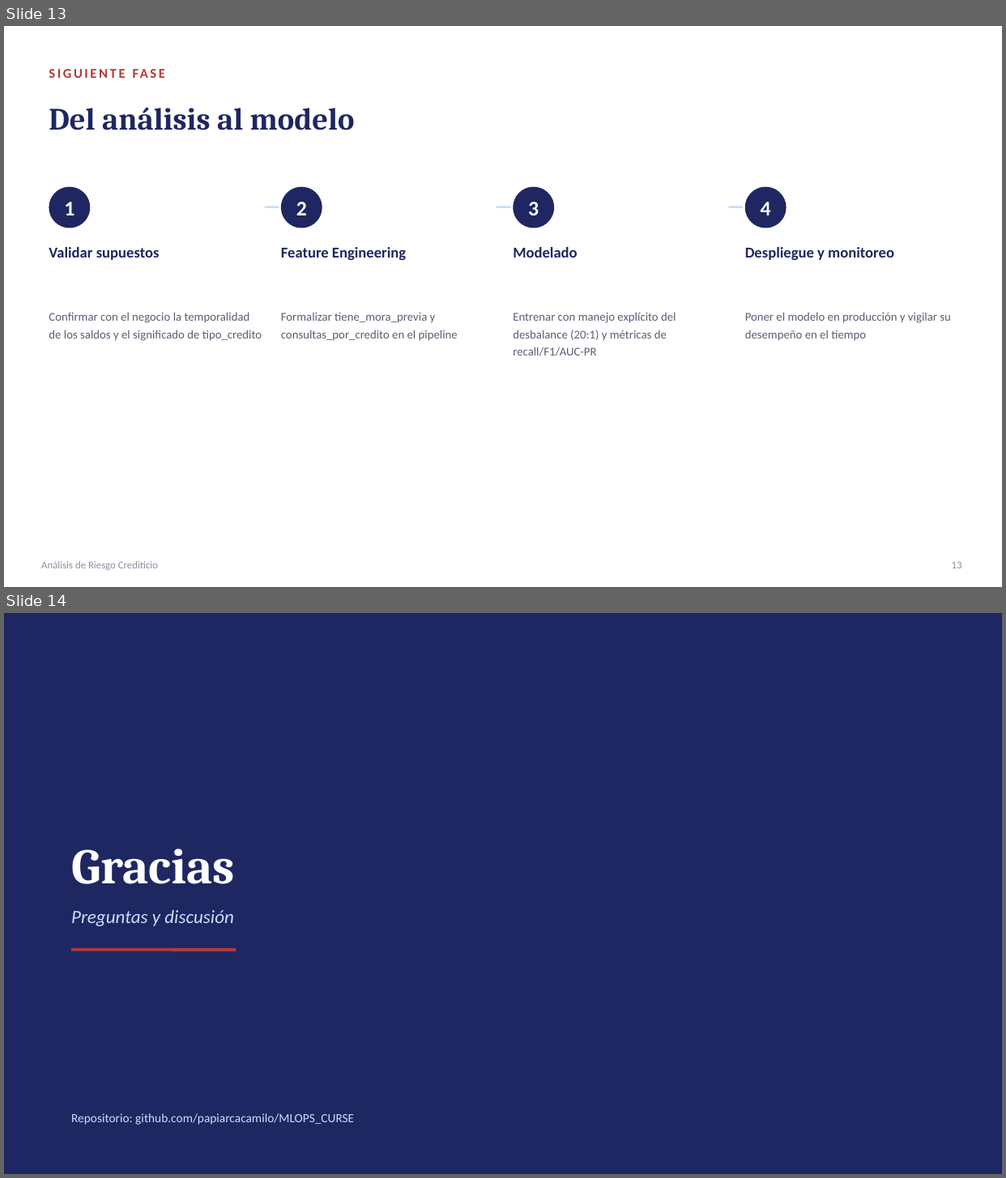
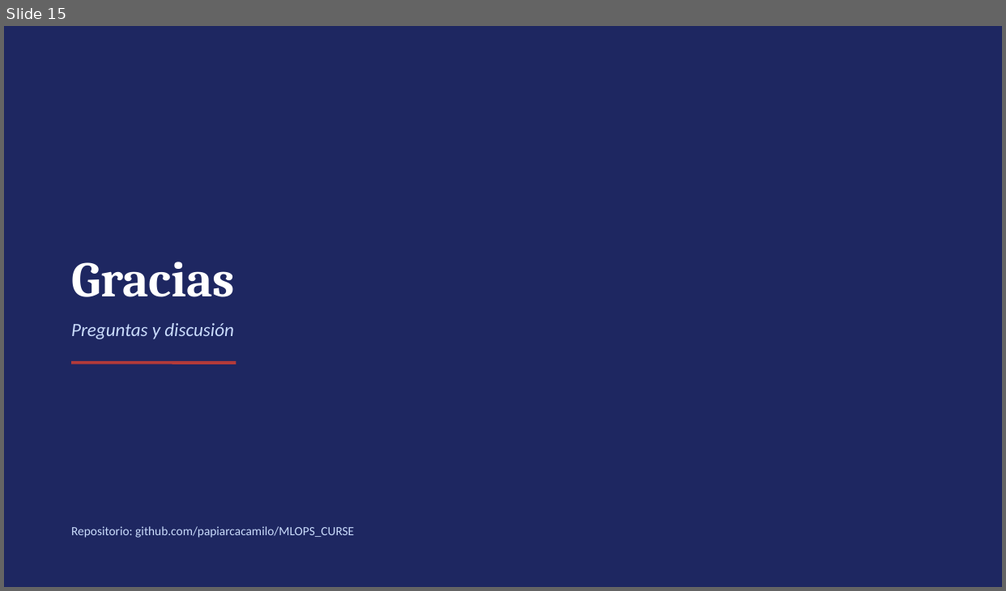
Before and after one commit to papiarcacamilo/MLOPS_CURSE, a slide deck: PRESENTACION.pptx. Shown one above the other, each under a label of ours: slides 13 and 14 before the commit, slide 15 after it. The pictures are 1006x1178 and 1006x591 pixels, drawn with LibreOffice and Linux fonts; fonts in the diff are those of the drawing. Boxes give left, top, right and bottom in pixels: in the first picture for what was removed or moved away, otherwise in the second. Text is boxed around its words. In the diff, an @@ line names an element or a change of style, - is before the commit and + after.

```diff
--- a/PRESENTACION.pptx
+++ b/PRESENTACION.pptx
@@ slide 13 removed at (x1=4, y1=26, x2=1002, y2=587), background #FFFFFF @@
@@ text removed at (x1=49, y1=60, x2=798, y2=86) @@
-SIGUIENTE FASE
@@ text removed at (x1=49, y1=107, x2=355, y2=130) @@
-Del análisis al modelo
@@ ellipse removed at (x1=49, y1=187, x2=90, y2=228) @@
@@ ellipse removed at (x1=281, y1=187, x2=322, y2=228) @@
@@ ellipse removed at (x1=513, y1=187, x2=554, y2=228) @@
@@ ellipse removed at (x1=745, y1=187, x2=786, y2=228) @@
@@ text removed at (x1=64, y1=202, x2=74, y2=216) @@
-1
@@ line removed from (265, 207) to (279, 207) @@
@@ text removed at (x1=296, y1=202, x2=307, y2=216) @@
-2
@@ line removed from (496, 207) to (511, 207) @@
@@ text removed at (x1=528, y1=202, x2=539, y2=216) @@
-3
@@ line removed from (729, 207) to (743, 207) @@
@@ text removed at (x1=761, y1=202, x2=771, y2=216) @@
-4
@@ text removed at (x1=49, y1=247, x2=160, y2=260) @@
-Validar supuestos
@@ text removed at (x1=281, y1=247, x2=406, y2=260) @@
-Feature Engineering
@@ text removed at (x1=513, y1=247, x2=577, y2=258) @@
-Modelado
@@ text removed at (x1=745, y1=247, x2=894, y2=260) @@
-Despliegue y monitoreo
@@ text removed at (x1=49, y1=312, x2=262, y2=341) @@
-Confirmar con el negocio la temporalidad de los saldos y el significado de tipo_credito
@@ text removed at (x1=281, y1=313, x2=458, y2=341) @@
-Formalizar tiene_mora_previa y consultas_por_credito en el pipeline
@@ text removed at (x1=513, y1=312, x2=675, y2=356) @@
-Entrenar con manejo explícito del desbalance (20:1) y métricas de recall/F1/AUC-PR
@@ text removed at (x1=745, y1=312, x2=951, y2=341) @@
-Poner el modelo en producción y vigilar su desempeño en el tiempo
@@ text removed at (x1=41, y1=561, x2=158, y2=570) @@
-Análisis de Riesgo Crediticio
@@ text removed at (x1=952, y1=562, x2=962, y2=569) @@
-13
@@ what was slide 14 is now slide 15 @@
```
Also in this commit, not shown: 12 slides changed, 2 slides added.
